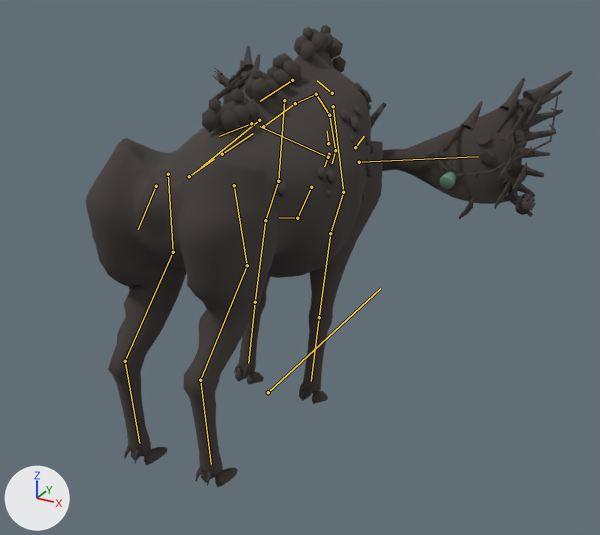
Renders of the glTF model content/art/models/moose.glb from each side of a commit.
Rendered twice from a camera (50 mm lens) standing at (2.84, -4.33, 3.52) and looking at (0.18, 0.49, 1.11). Arrows for +X, +Y and +Z are at lower left; the lights stay in place. The first picture is the older version. Both versions are drawn at frame 20 of the action 'ram'; the numbers are the values there. The bones that change, and the others that lie on the model, are drawn over the model as lines.

Objects in the first picture: 'ears', 'hooves', 'junk', 'rack', 'ridge', 'sacs', 'skin', 'velvet'.
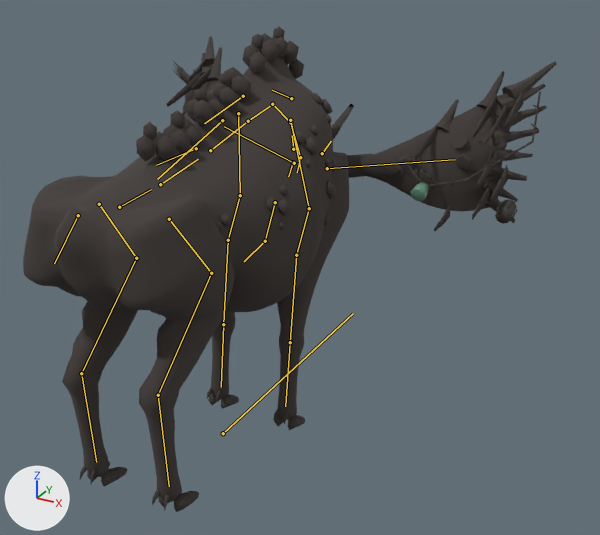
Where the change shows, as pixel boxes (x1, y1, x2, y2) in the pictures (600 x 535 px):
'skin', posed (10% wider)
    before: (86, 51, 383, 479)
    after: (23, 58, 349, 503)
'rack', posed (7% wider, 9% taller)
    before: (231, 46, 572, 217)
    after: (193, 36, 557, 223)
'ridge', posed (17% wider, 25% taller)
    before: (202, 25, 346, 133)
    after: (136, 26, 304, 161)
'velvet', posed (9% wider, 11% taller)
    before: (215, 66, 542, 219)
    after: (166, 61, 523, 231)
'hooves', posed (10% wider)
    before: (124, 363, 328, 487)
    after: (80, 388, 305, 512)
'junk', posed (6% wider, 10% taller)
    before: (212, 67, 559, 215)
    after: (173, 61, 542, 224)
'sacs', posed
    before: (273, 82, 374, 210)
    after: (162, 93, 337, 235)
'ears', posed
    before: (370, 102, 386, 128)
    after: (331, 104, 354, 140)
bone 'root', root to tip
    before: (268, 392) to (380, 288)
    after: (223, 433) to (353, 313)
bone 'pelvis', root to tip
    before: (189, 176) to (214, 159)
    after: (119, 207) to (151, 189)
bone 'spine_01', root to tip
    before: (222, 154) to (253, 133)
    after: (160, 184) to (198, 159)
bone 'spine_02', root to tip
    before: (263, 126) to (295, 103)
    after: (210, 150) to (248, 121)
bone 'chest', root to tip
    before: (295, 103) to (314, 95)
    after: (248, 121) to (270, 106)
bone 'head', root to tip
    before: (335, 150) to (332, 163)
    after: (300, 157) to (297, 172)
bone 'bell_01', root to tip
    before: (311, 187) to (297, 218)
    after: (275, 202) to (265, 241)
bone 'bell_02', root to tip
    before: (297, 218) to (279, 217)
    after: (265, 241) to (244, 261)
bone 'thigh_r', root to tip
    before: (234, 185) to (247, 265)
    after: (169, 219) to (211, 273)
bone 'calf_r', root to tip
    before: (247, 265) to (200, 380)
    after: (211, 273) to (158, 395)
bone 'thigh_l', root to tip
    before: (168, 174) to (173, 252)
    after: (99, 204) to (136, 258)
bone 'calf_l', root to tip
    before: (173, 252) to (125, 361)
    after: (136, 258) to (81, 373)

The edits, one by one:
Bone 'root' (bone_root) moves from (0.0, 0.322, 0.093) to (0.0, -0.3, 0.096).
Bone 'pelvis' (bone_pelvis) turns from (0, 0, 0) to (-4, 0, 0) degrees about its own x, y and z.
Bone 'spine_01' (bone_spine_01) turns from (-2, 0, 0) to (3, 0, 0) degrees about its own x, y and z.
Bone 'spine_02' (bone_spine_02) turns from (-5, 0, 0) to (-3, 0, 0) degrees about its own x, y and z.
Bone 'chest' (bone_chest) turns from (-10, 0, 0) to (-6, 0, 0) degrees about its own x, y and z.
Bone 'head' (bone_head) turns from (-32, 0, 0) to (-34, 0, 0) degrees about its own x, y and z.
Bone 'bell_01' (bone_bell_01) turns from (-11, 0, 0) to (4, 0, 0) degrees about its own x, y and z.
Bone 'bell_02' (bone_bell_02) turns from (-56, 0, 0) to (-48, 0, 0) degrees about its own x, y and z.
Bone 'thigh_r' (bone_thigh_r) turns from (-19, -1, 0) to (14, 1, 1) degrees about its own x, y and z.
Bone 'calf_r' (bone_calf_r) turns from (9, 0, 0) to (-22, 0, 0) degrees about its own x, y and z.
Bone 'thigh_l' (bone_thigh_l) turns from (-23, 1, 1) to (12, -1, 0) degrees about its own x, y and z.
Bone 'calf_l' (bone_calf_l) turns from (13, 0, 0) to (-20, 0, 0) degrees about its own x, y and z.
